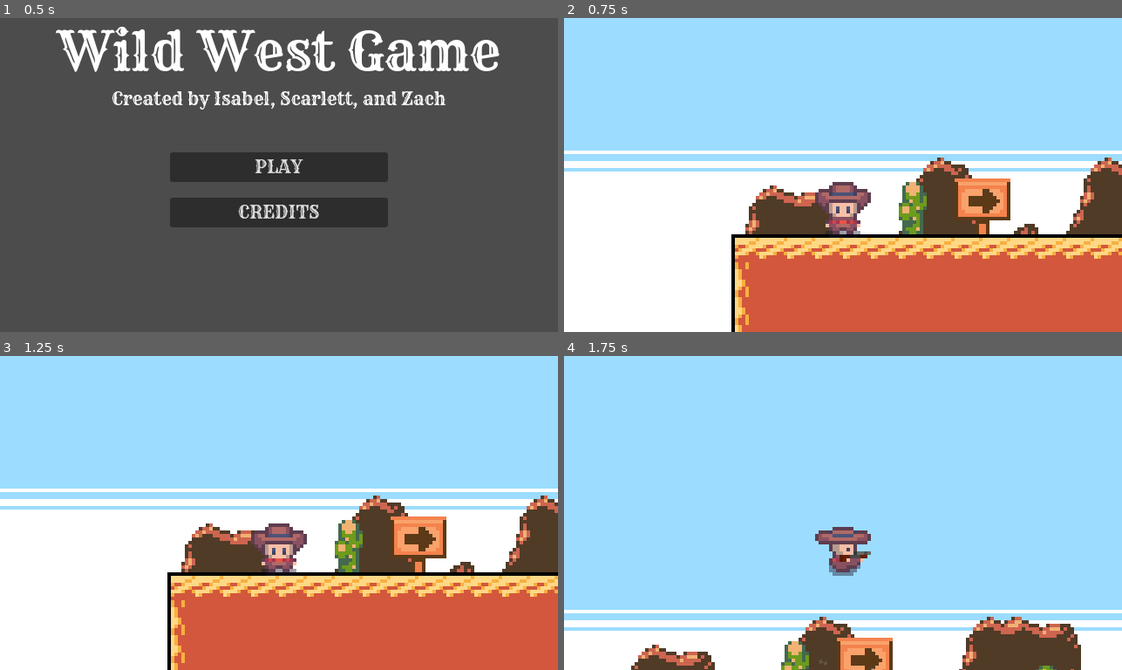
Above: before the commit, frames 1-4 (two rows, left to right).
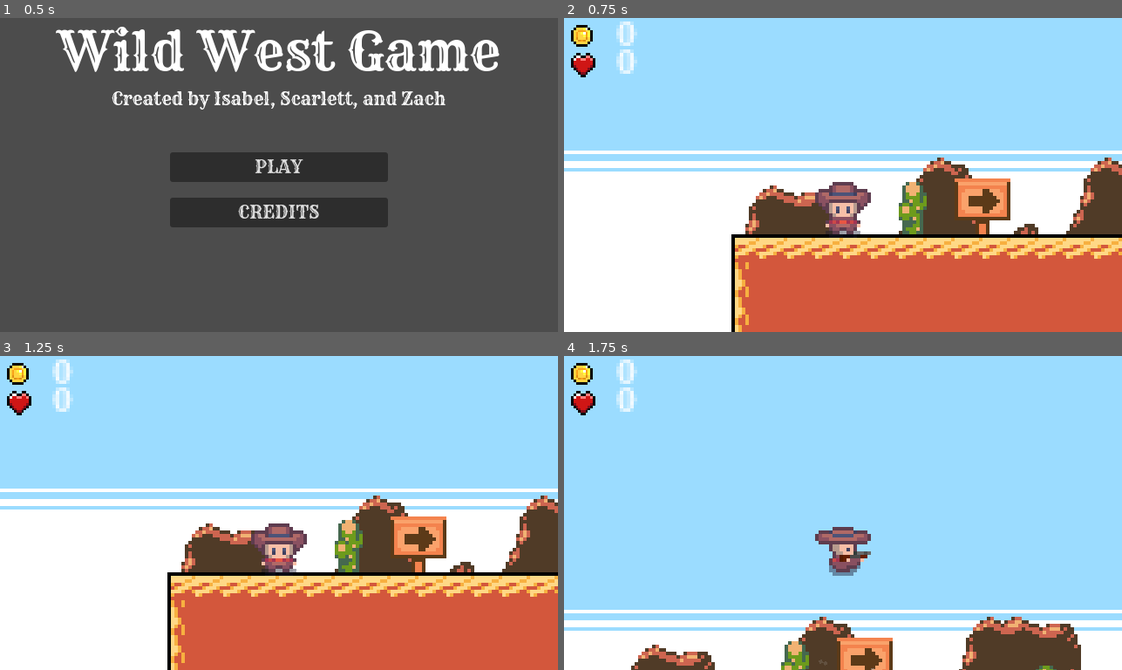
Above: after the commit, the same moments.

Repository: iltusing/hoohacks26
Game: Godot game, scene res://scenes/title.tscn
Same seed, same stepped clock (60 frames per second), same inputs: the game is played once before the commit and once after it.
Inputs:
- Up to frame 1 (0.5 s): no input
- Up to frame 2 (0.75 s): click "PLAY" at 0.5 s
- Up to frame 3 (1.25 s): no input
- Up to frame 4 (1.75 s): tap Enter at 1.25 s; hold D (move_right) from 1.28 s (still down); tap Space (shoot) at 1.35 s; tap W (jump) at 1.52 s

Frame 1 is identical in both runs. In frame 2, 0.8% of the frame differs, in the area x 1-14%, y 1-19%; in frame 3, 0.8%; in frame 4, 0.8%.

Commit message:
Add simple UI elements, speed up death animation

Diff:
--- a/wild-west-game/scenes/main.tscn
+++ b/wild-west-game/scenes/main.tscn
@@ -7,6 +7,9 @@
 [ext_resource type="Texture2D" uid="uid://cnwehkkqvu1jr" path="res://assets/Yeehaw/yeehaw_parallax_layerB_standard.png" id="5_85g3d"]
 [ext_resource type="PackedScene" uid="uid://cf7qgxcbo78ue" path="res://scenes/player.tscn" id="6_tefeu"]
 [ext_resource type="PackedScene" uid="uid://dd2policsuw1n" path="res://scenes/killzone.tscn" id="7_o6xl0"]
+[ext_resource type="FontFile" uid="uid://b0ttca7j2s5x0" path="res://assets/Fonts/rye.ttf" id="8_85g3d"]
+[ext_resource type="Texture2D" uid="uid://xaiy0glusy4q" path="res://assets/coin.png" id="8_tipki"]
+[ext_resource type="Texture2D" uid="uid://6vu80upjw4sy" path="res://assets/heart.png" id="9_choun"]
 
 [sub_resource type="TileSetAtlasSource" id="TileSetAtlasSource_74lek"]
 texture = ExtResource("1_tbgi4")
@@ -2601,6 +2604,51 @@
 position = Vector2(0, -7)
 collision_layer = 5
 
+[node name="UI" type="MarginContainer" parent="Player" unique_id=179841201]
+anchors_preset = 15
+anchor_right = 1.0
+anchor_bottom = 1.0
+offset_left = -80.0
+offset_top = -55.0
+offset_right = 80.0
+offset_bottom = 35.0
+grow_horizontal = 2
+grow_vertical = 2
+
+[node name="VBoxContainer" type="VBoxContainer" parent="Player/UI" unique_id=709999055]
+layout_mode = 2
+theme_override_constants/separation = -3
+
+[node name="HBoxContainer" type="HBoxContainer" parent="Player/UI/VBoxContainer" unique_id=1260321881]
+layout_mode = 2
+
+[node name="coin_texture" type="TextureRect" parent="Player/UI/VBoxContainer/HBoxContainer" unique_id=1868992016]
+layout_mode = 2
+texture = ExtResource("8_tipki")
+expand_mode = 2
+
+[node name="COINS" type="Label" parent="Player/UI/VBoxContainer/HBoxContainer" unique_id=1282512494]
+unique_name_in_owner = true
+layout_mode = 2
+theme_override_fonts/font = ExtResource("8_85g3d")
+theme_override_font_sizes/font_size = 8
+text = "0"
+
+[node name="HBoxContainer2" type="HBoxContainer" parent="Player/UI/VBoxContainer" unique_id=676801801]
+layout_mode = 2
+
+[node name="heart_texture" type="TextureRect" parent="Player/UI/VBoxContainer/HBoxContainer2" unique_id=1313347392]
+layout_mode = 2
+texture = ExtResource("9_choun")
+expand_mode = 2
+
+[node name="HEALTH" type="Label" parent="Player/UI/VBoxContainer/HBoxContainer2" unique_id=1342046963]
+unique_name_in_owner = true
+layout_mode = 2
+theme_override_fonts/font = ExtResource("8_85g3d")
+theme_override_font_sizes/font_size = 8
+text = "0"
+
 [node name="Killzone" parent="." unique_id=155024343 instance=ExtResource("7_o6xl0")]
 position = Vector2(141, 22)
 scale = Vector2(1, 1.2)
--- a/wild-west-game/scenes/player.tscn
+++ b/wild-west-game/scenes/player.tscn
@@ -127,22 +127,22 @@
 "speed": 5.0
 }, {
 "frames": [{
-"duration": 1.0,
+"duration": 0.2,
 "texture": SubResource("AtlasTexture_i4ail")
 }, {
-"duration": 1.0,
+"duration": 0.2,
 "texture": SubResource("AtlasTexture_a38lo")
 }, {
-"duration": 1.0,
+"duration": 0.2,
 "texture": SubResource("AtlasTexture_4ni07")
 }, {
-"duration": 1.0,
+"duration": 0.2,
 "texture": SubResource("AtlasTexture_l71n6")
 }, {
-"duration": 1.0,
+"duration": 0.2,
 "texture": SubResource("AtlasTexture_ke2ow")
 }, {
-"duration": 1.0,
+"duration": 0.2,
 "texture": SubResource("AtlasTexture_ujl30")
 }],
 "loop": false,
@@ -243,6 +243,9 @@
 
 [node name="AnimatedSprite2D" type="AnimatedSprite2D" parent="." unique_id=492711243]
 sprite_frames = SubResource("SpriteFrames_g2els")
+animation = &"die"
+frame = 5
+frame_progress = 1.0
 
 [node name="CollisionShape2D" type="CollisionShape2D" parent="." unique_id=572601383]
 shape = SubResource("RectangleShape2D_u8vuu")
Binary file added: wild-west-game/assets/coin.png
Not shown, added: wild-west-game/assets/coin.png.import
Binary file added: wild-west-game/assets/heart.png
Not shown, added: wild-west-game/assets/heart.png.import
